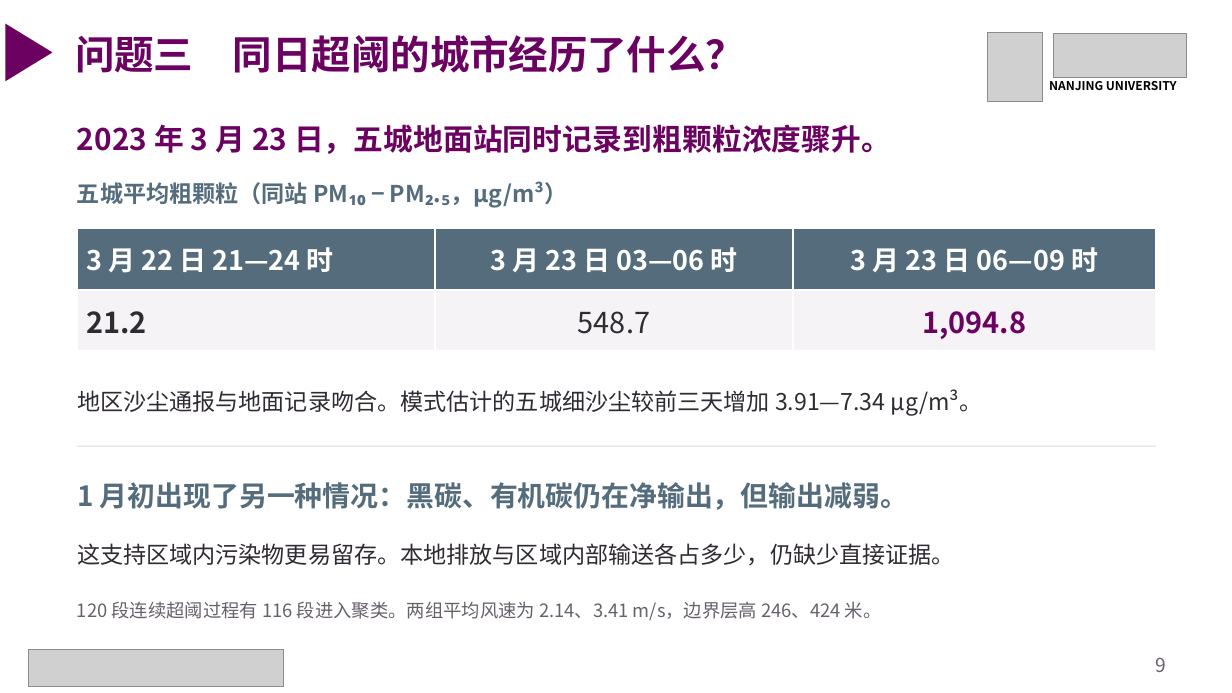
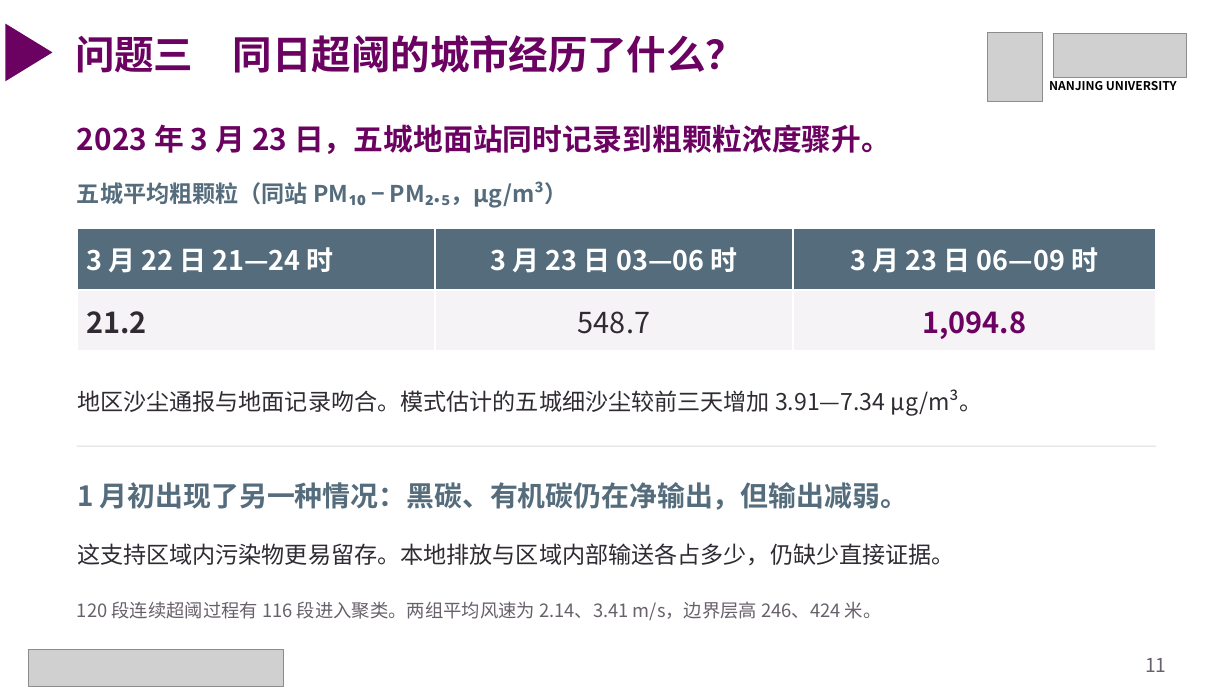
Before and after one commit to gxm-nju/china-air-pollution, a slide deck: slide 11 of docs/课堂展示.pptx (slide 9 before the commit). Drawn at 1232x693 pixels with LibreOffice and Linux fonts; fonts in the diff are those of the drawing; grey boxes stand for pictures. Boxes give left, top, right and bottom in pixels: in the first picture for what was removed or moved away, otherwise in the second. Text is boxed around its words. In the diff, an @@ line names an element or a change of style, - is before the commit and + after.

```diff
--- a/docs/课堂展示.pptx
+++ b/docs/课堂展示.pptx
@@ text at (1145, 658, 1166, 672): text changed @@
-9
+11
```
Also in this commit, not shown: 7 other slides changed, 3 slides added, 1 slide removed, 20 other files.
